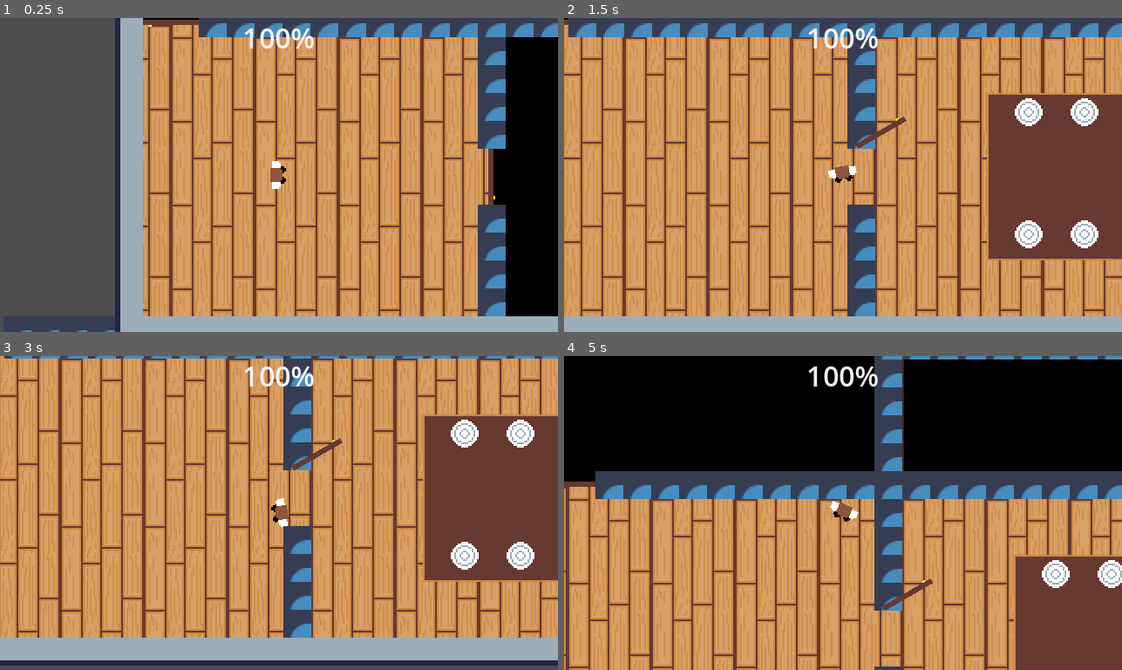
Above: before the commit, frames 1-4 (two rows, left to right).
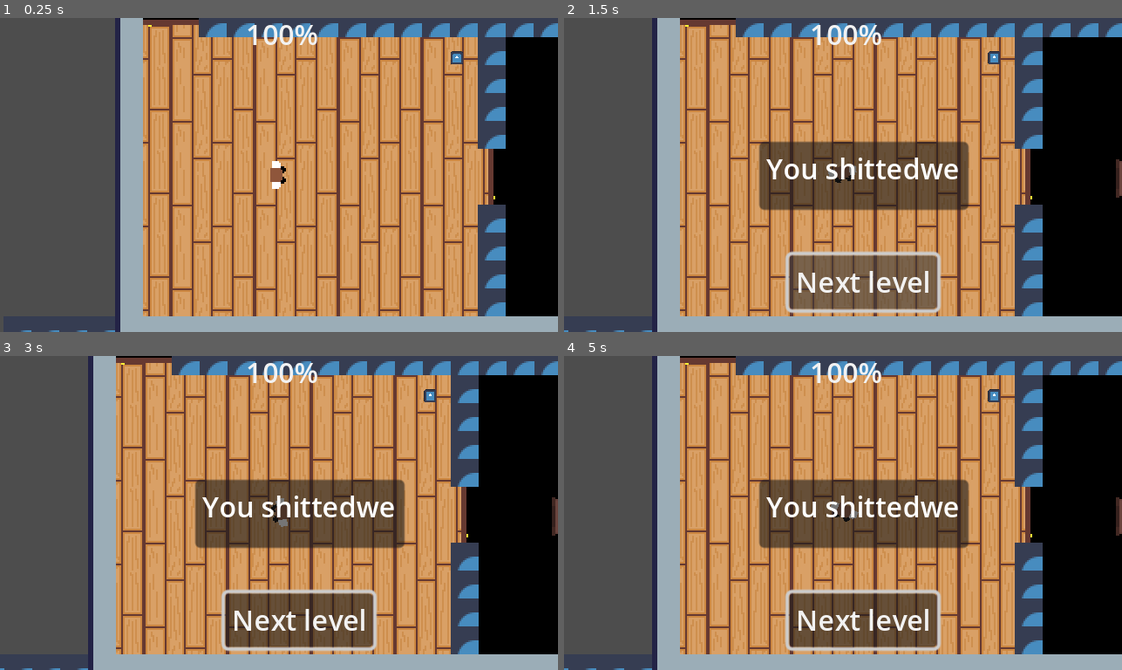
Above: after the commit, the same moments.

Repository: Access547/UWE-Game-Jam
Game: Godot game, scene res://Scenes/House level.tscn
Two runs of this game, one before a commit and one after it. Both use one fixed random seed, a clock stepped at 60 frames per second and the inputs below. The engine's default icon, where the game draws it, is replaced by a stand-in: a white triangle on a blue panel in a dark square.
Inputs (mouse positions are in pixels of both pictures, inside the frame that each line leads up to):
- Up to frame 1 (0.25 s): no input
- Up to frame 2 (1.5 s): tap Enter at 0.5 s; move the mouse to (965, 159) at 0.52 s; hold D (move_right) 0.53-1.25 s; tap Space (shit, bound only after the commit) at 0.6 s; click (865, 281) at 1.25 s, where only the run after the commit has a clickable "Next level"
- Up to frame 3 (3 s): click (301, 619) at 2 s, where only the run after the commit has a clickable "Next level"; tap Space (shit, bound only after the commit) at 2.75 s; move the mouse to (167, 528) at 2.77 s; hold S (move_down) from 2.78 s (still down); click (167, 528) at 2.85 s
- Up to frame 4 (5 s): tap Space (shit, bound only after the commit) at 3.05, 3.6, 4.25, 4.35 s; tap Enter at 3.5 s; move the mouse to (898, 443) at 3.52 s; release S (move_down) at 3.53 s; hold D (move_right) 3.53-4.28 s; move the mouse to (815, 575) at 4.27 s; hold W (move_up) from 4.28 s (still down)

The runs differ from the first frame. In frame 1, 0.7% of the frame differs, in the area x 43-83%, y 2-15%; in frame 2, 57%; in frame 3, 67%; in frame 4, 84%, in the area x 0-100%, y 0-100%.

Commit message:
shitted

Diff:
--- a/Scenes/House.tscn
+++ b/Scenes/House.tscn
@@ -1,13 +1,15 @@
-[gd_scene load_steps=16 format=3 uid="uid://dbxybr1edcxat"]
+[gd_scene load_steps=18 format=3 uid="uid://dbxybr1edcxat"]
 
 [ext_resource type="PackedScene" uid="uid://ck777aksqa1dj" path="res://Scenes/character.tscn" id="1_ldygy"]
 [ext_resource type="Texture2D" uid="uid://b3dy7l68wh0q7" path="res://Assets/Art/icon.svg" id="2_s13da"]
 [ext_resource type="PackedScene" uid="uid://cb77rkvr3w6sm" path="res://Scenes/teleporter.tscn" id="3_e3vp4"]
 [ext_resource type="Texture2D" uid="uid://cnxr5gytbnmy8" path="res://Assets/Art/Tileset.png" id="3_tj5t6"]
 [ext_resource type="PackedScene" uid="uid://bx1tgn6d4myxh" path="res://Scenes/door vertical.tscn" id="4_e5ogf"]
-[ext_resource type="PackedScene" path="res://Scenes/goop.tscn" id="5_74jkv"]
+[ext_resource type="PackedScene" uid="uid://dm3lni2g2biiv" path="res://Scenes/goop.tscn" id="5_74jkv"]
 [ext_resource type="PackedScene" uid="uid://cmifu1i8qxlkn" path="res://Scenes/fog.tscn" id="7_se626"]
 [ext_resource type="PackedScene" uid="uid://uea3erwvvvyu" path="res://Scenes/door horizontal.tscn" id="8_5hv5v"]
+[ext_resource type="PackedScene" uid="uid://dsotfdjnqq78w" path="res://Scenes/chair.tscn" id="9_m810c"]
+[ext_resource type="PackedScene" uid="uid://bukq4uqbqstc2" path="res://Scenes/toilet.tscn" id="10_ip4op"]
 
 [sub_resource type="TileSetAtlasSource" id="TileSetAtlasSource_u4x5l"]
 texture = ExtResource("2_s13da")
@@ -603,9 +605,11 @@
 layer_2/name = "Floor"
 layer_2/tile_data = PackedInt32Array()
 
-[node name="Character" parent="." instance=ExtResource("1_ldygy")]
+[node name="Character" parent="." node_paths=PackedStringArray("toilet") instance=ExtResource("1_ldygy")]
 position = Vector2(141, 113)
+collision_mask = 50
 max_speed = 200
+toilet = NodePath("../Toilet")
 
 [node name="Teleporter" parent="." node_paths=PackedStringArray("player") instance=ExtResource("3_e3vp4")]
 position = Vector2(485, -17)
@@ -670,5 +674,59 @@
 doors = [NodePath("../Door Kitchen2"), NodePath("../Door Dining Room")]
 
 [node name="Polygon2D" type="Polygon2D" parent="Fog Hallway"]
+z_index = 1
 color = Color(0, 0, 0, 1)
 polygon = PackedVector2Array(265, -62, 265, -94, 575, -94, 575, 24, 543, 24, 543, 18, 272, 18, 272, -46, 543, -46, 543, -62)
+
+[node name="Chair" parent="." instance=ExtResource("9_m810c")]
+position = Vector2(359, 49)
+
+[node name="Chair2" parent="." instance=ExtResource("9_m810c")]
+position = Vector2(390, 49)
+
+[node name="Chair3" parent="." instance=ExtResource("9_m810c")]
+position = Vector2(420, 49)
+
+[node name="Chair4" parent="." instance=ExtResource("9_m810c")]
+position = Vector2(452, 49)
+
+[node name="Chair5" parent="." instance=ExtResource("9_m810c")]
+position = Vector2(484, 49)
+
+[node name="Chair6" parent="." instance=ExtResource("9_m810c")]
+position = Vector2(518, 49)
+
+[node name="Chair7" parent="." instance=ExtResource("9_m810c")]
+position = Vector2(358, 178)
+rotation = -3.14159
+
+[node name="Chair8" parent="." instance=ExtResource("9_m810c")]
+position = Vector2(389, 178)
+rotation = -3.14159
+
+[node name="Chair9" parent="." instance=ExtResource("9_m810c")]
+position = Vector2(422, 178)
+rotation = 3.14159
+
+[node name="Chair10" parent="." instance=ExtResource("9_m810c")]
+position = Vector2(454, 178)
+rotation = 3.14159
+
+[node name="Chair11" parent="." instance=ExtResource("9_m810c")]
+position = Vector2(487, 178)
+rotation = 3.14159
+
+[node name="Chair12" parent="." instance=ExtResource("9_m810c")]
+position = Vector2(518, 178)
+rotation = 3.14159
+
+[node name="Chair13" parent="." instance=ExtResource("9_m810c")]
+position = Vector2(556, 115)
+rotation = 1.5708
+
+[node name="Chair14" parent="." instance=ExtResource("9_m810c")]
+position = Vector2(321, 115)
+rotation = -1.5708
+
+[node name="Toilet" parent="." instance=ExtResource("10_ip4op")]
+position = Vector2(243, 46)
--- /dev/null
+++ b/Scenes/chair.tscn
@@ -0,0 +1,32 @@
+[gd_scene load_steps=5 format=3 uid="uid://dsotfdjnqq78w"]
+
+[ext_resource type="Script" path="res://Kickable.gd" id="1_ypy4q"]
+[ext_resource type="Texture2D" uid="uid://cx75pbnw32ugj" path="res://Assets/Art/Chair (1).png" id="2_6fknp"]
+
+[sub_resource type="RectangleShape2D" id="RectangleShape2D_4yhpa"]
+size = Vector2(20, 15)
+
+[sub_resource type="RectangleShape2D" id="RectangleShape2D_ulno6"]
+size = Vector2(20, 15)
+
+[node name="Chair" type="Area2D"]
+collision_layer = 32
+collision_mask = 9
+script = ExtResource("1_ypy4q")
+
+[node name="Sprite2D" type="Sprite2D" parent="."]
+texture = ExtResource("2_6fknp")
+
+[node name="CollisionShape2D" type="CollisionShape2D" parent="."]
+position = Vector2(0, -0.5)
+shape = SubResource("RectangleShape2D_4yhpa")
+
+[node name="StaticBody2D" type="StaticBody2D" parent="."]
+collision_layer = 32
+collision_mask = 9
+
+[node name="CollisionShape2D" type="CollisionShape2D" parent="StaticBody2D"]
+position = Vector2(0, -0.5)
+shape = SubResource("RectangleShape2D_ulno6")
+
+[connection signal="area_entered" from="." to="." method="_on_area_entered"]
--- a/Scenes/character.tscn
+++ b/Scenes/character.tscn
@@ -16,8 +16,11 @@
 [sub_resource type="StyleBoxFlat" id="StyleBoxFlat_jrcxs"]
 bg_color = Color(0.509804, 0.184314, 0.0509804, 1)
 
+[sub_resource type="RectangleShape2D" id="RectangleShape2D_5duls"]
+size = Vector2(9, 16)
+
 [node name="Character" type="CharacterBody2D"]
-collision_mask = 2
+collision_mask = 34
 script = ExtResource("1_ph1sw")
 accel = 7000
 friction = 5000
@@ -60,6 +63,10 @@
 anchors_preset = 15
 anchor_right = 1.0
 anchor_bottom = 1.0
+offset_left = -38.0
+offset_top = -2.0
+offset_right = 42.0
+offset_bottom = -2.0
 grow_horizontal = 2
 grow_vertical = 2
 theme_override_constants/margin_left = 200
@@ -73,10 +80,46 @@
 value = 30.0
 script = ExtResource("3_yp88r")
 
+[node name="Next Level" type="Button" parent="HUD"]
+visible = false
+offset_left = 129.0
+offset_top = 136.0
+offset_right = 214.0
+offset_bottom = 167.0
+text = "Next level"
+
+[node name="RichTextLabel" type="RichTextLabel" parent="HUD"]
+offset_right = 40.0
+offset_bottom = 40.0
+
+[node name="youWin" type="Panel" parent="HUD"]
+visible = false
+offset_left = 112.0
+offset_top = 71.0
+offset_right = 232.0
+offset_bottom = 110.0
+
+[node name="RichTextLabel" type="RichTextLabel" parent="HUD/youWin"]
+layout_mode = 0
+offset_left = 4.0
+offset_top = 4.0
+offset_right = 151.0
+offset_bottom = 44.0
+text = "You shittedwe"
+
 [node name="ttp" type="Timer" parent="."]
 
 [node name="Kick Timer" type="Timer" parent="."]
 wait_time = 0.05
 one_shot = true
 
+[node name="interactable" type="Area2D" parent="."]
+collision_mask = 48
+
+[node name="CollisionShape2D" type="CollisionShape2D" parent="interactable"]
+position = Vector2(-0.5, 0)
+shape = SubResource("RectangleShape2D_5duls")
+
 [connection signal="timeout" from="Kick Timer" to="." method="_on_kick_timer_timeout"]
+[connection signal="area_entered" from="interactable" to="." method="_on_interact_area_area_entered"]
+[connection signal="area_exited" from="interactable" to="." method="_on_interact_area_area_exited"]
--- /dev/null
+++ b/Scenes/toilet.gd
@@ -0,0 +1,25 @@
+extends StaticBody2D
+
+var playerIn = false
+var toilettimeHere = false
+# Called when the node enters the scene tree for the first time.
+func _ready():
+	pass # Replace with function body.
+
+
+# Called every frame. 'delta' is the elapsed time since the previous frame.
+func _process(delta):
+	if playerIn == true and Input.is_action_just_pressed("shit"):
+		toiletTime()
+
+
+
+func _on_area_2d_body_entered(body):
+	playerIn = true
+
+
+func _on_area_2d_body_exited(body):
+	playerIn = false
+
+func toiletTime():
+	toilettimeHere = true
--- /dev/null
+++ b/Scenes/toilet.tscn
@@ -0,0 +1,29 @@
+[gd_scene load_steps=5 format=3 uid="uid://bukq4uqbqstc2"]
+
+[ext_resource type="Texture2D" uid="uid://b3dy7l68wh0q7" path="res://Assets/Art/icon.svg" id="1_jomj0"]
+[ext_resource type="Script" path="res://Scenes/toilet.gd" id="1_wm1bh"]
+
+[sub_resource type="RectangleShape2D" id="RectangleShape2D_e6hgl"]
+size = Vector2(8, 8)
+
+[sub_resource type="RectangleShape2D" id="RectangleShape2D_ye7bk"]
+size = Vector2(12, 12)
+
+[node name="Toilet" type="StaticBody2D"]
+script = ExtResource("1_wm1bh")
+
+[node name="Sprite2D" type="Sprite2D" parent="."]
+position = Vector2(0, 1.90735e-06)
+scale = Vector2(0.0546875, 0.0585938)
+texture = ExtResource("1_jomj0")
+
+[node name="CollisionShape2D" type="CollisionShape2D" parent="."]
+shape = SubResource("RectangleShape2D_e6hgl")
+
+[node name="Area2D" type="Area2D" parent="."]
+
+[node name="CollisionShape2D" type="CollisionShape2D" parent="Area2D"]
+shape = SubResource("RectangleShape2D_ye7bk")
+
+[connection signal="body_entered" from="Area2D" to="." method="_on_area_2d_body_entered"]
+[connection signal="body_exited" from="Area2D" to="." method="_on_area_2d_body_exited"]
--- a/Scripts/character.gd
+++ b/Scripts/character.gd
@@ -7,15 +7,20 @@
 @export var goopspeed = 100
 var currentMax
 var mouse_pos
+var youwin
+@export var toilet:StaticBody2D
 
 
 
 func _physics_process(delta):
-	player_movement(delta)
+	if toilet.toilettimeHere == false:
+		player_movement(delta)
 	look_at_mouse()
 
 	if Input.is_action_just_pressed("kick"):
 		kick()
+	if toilet.toilettimeHere == true:
+		youWin()
 
 
 func get_input():
@@ -63,3 +68,8 @@
 func _on_interact_area_area_exited(area):
 	if area.get_collision_layer() == 16:
 		max_speed = currentMax
+
+
+func youWin():
+	$HUD/youWin.visible = true
+	$"HUD/Next Level".visible = true
--- a/project.godot
+++ b/project.godot
@@ -57,7 +57,8 @@
 }
 shit={
 "deadzone": 0.5,
-"events": []
+"events": [Object(InputEventKey,"resource_local_to_scene":false,"resource_name":"","device":-1,"window_id":0,"alt_pressed":false,"shift_pressed":false,"ctrl_pressed":false,"meta_pressed":false,"pressed":false,"keycode":0,"physical_keycode":32,"key_label":0,"unicode":32,"echo":false,"script":null)
+]
 }
 
 [layer_names]
Binary file added: Assets/Art/Chair (1).png
Not shown, added: Assets/Art/Chair (1).png.import
Not shown: 1 places in Scenes/character.tscn that only renumber resources
